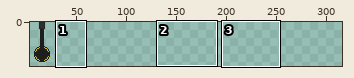
Two states of a sprite sheet, Assets/Sprites/canon.png. The picture above shows the old version from afar; the outline marks the close-up.
Close-up. First the earlier version:
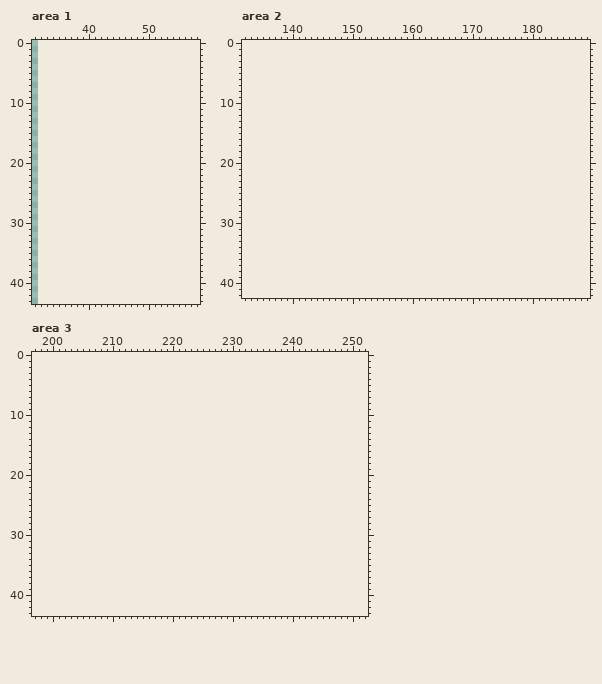
The file is 32x48 pixels. Colours within 5 levels of each other are drawn and written as one. Shown: area 1: x 31..58, y 0..43; area 2: x 132..189, y 0..42; area 3: x 197..252, y 0..43. The old version is drawn lined up with the new one, on the new canvas. The wide view leaves out empty margins. The commit also changed other parts of the picture, which this record leaves out.
Now the later version:
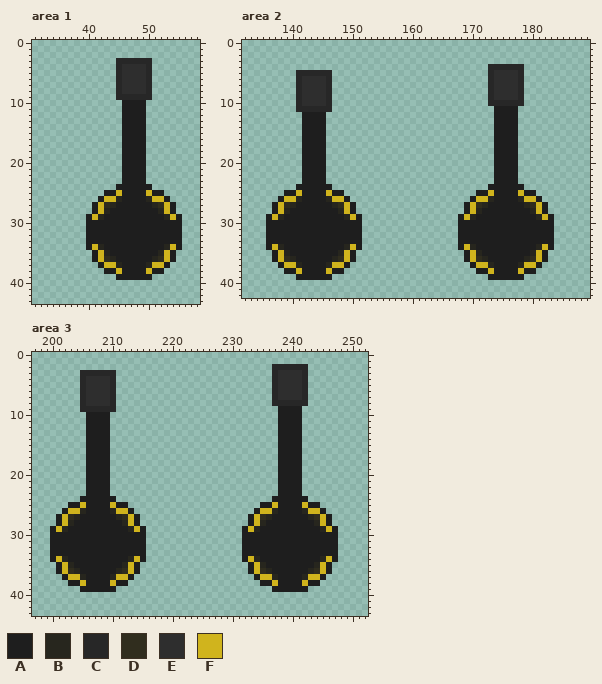
Palette (. is transparent): A #1e1e1e  B #27261e  C #272727  D #302d1e  E #2e2e2e  F #d0b41d
What changed:
canvas 32x48 -> 320x48
Area 1:
y 3: x 45..50 ...... -> CCCCCC
y 4..8: x 45..50 ...... -> CEEEEC
y 9: x 45..50 ...... -> CCCCCC
y 10..23: x 46..49 .... -> AAAA
y 24: x 45..50 ...... -> AAAAAA
y 25: x 43..52 .......... -> AAFAAAAFAA
y 26: x 42..53 ............ -> AFFBAAAABFFA
y 27: x 41..54 .............. -> AFDBAAAAAABDFA
y 28: x 41..54 .............. -> AFBAAAAAAAABFA
y 29: x 40..55 ................ -> AFBAAAAAAAAAABFA
y 30..33: x 40..55 ................ -> AAAAAAAAAAAAAAAA
y 34: x 40..55 ................ -> AFBAAAAAAAAAABFA
y 35: x 41..54 .............. -> AFBAAAAAAAABFA
y 36: x 41..54 .............. -> AFDBAAAAAABDFA
y 37: x 42..53 ............ -> AFFBAAAABFFA
y 38: x 43..52 .......... -> AAFAAAAFAA
y 39: x 45..50 ...... -> AAAAAA
Area 2:
y 4: x 173..178 ...... -> CCCCCC
y 5: x 141..146 ...... -> CCCCCC; x 173..178 ...... -> CEEEEC
y 6..9: x 141..146 ...... -> CEEEEC; x 173..178 ...... -> CEEEEC
y 10: x 141..146 ...... -> CEEEEC; x 173..178 ...... -> CCCCCC
y 11: x 141..146 ...... -> CCCCCC; x 174..177 .... -> AAAA
y 12..23: x 142..145 .... -> AAAA; x 174..177 .... -> AAAA
y 24: x 141..146 ...... -> AAAAAA; x 173..178 ...... -> AAAAAA
y 25: x 139..148 .......... -> AAFAAAAFAA; x 171..180 .......... -> AAFAAAAFAA
y 26: x 138..149 ............ -> AFFBAAAABFFA; x 170..181 ............ -> AFFBAAAABFFA
y 27: x 137..150 .............. -> AFDBAAAAAABDFA; x 169..182 .............. -> AFDBAAAAAABDFA
y 28: x 137..150 .............. -> AFBAAAAAAAABFA; x 169..182 .............. -> AFBAAAAAAAABFA
y 29: x 136..151 ................ -> AFBAAAAAAAAAABFA; x 168..183 ................ -> AFBAAAAAAAAAABFA
y 30..33: x 136..151 ................ -> AAAAAAAAAAAAAAAA; x 168..183 ................ -> AAAAAAAAAAAAAAAA
y 34: x 136..151 ................ -> AFBAAAAAAAAAABFA; x 168..183 ................ -> AFBAAAAAAAAAABFA
y 35: x 137..150 .............. -> AFBAAAAAAAABFA; x 169..182 .............. -> AFBAAAAAAAABFA
y 36: x 137..150 .............. -> AFDBAAAAAABDFA; x 169..182 .............. -> AFDBAAAAAABDFA
y 37: x 138..149 ............ -> AFFBAAAABFFA; x 170..181 ............ -> AFFBAAAABFFA
y 38: x 139..148 .......... -> AAFAAAAFAA; x 171..180 .......... -> AAFAAAAFAA
y 39: x 141..146 ...... -> AAAAAA; x 173..178 ...... -> AAAAAA
Area 3:
y 2: x 237..242 ...... -> CCCCCC
y 3: x 205..210 ...... -> CCCCCC; x 237..242 ...... -> CEEEEC
y 4..7: x 205..210 ...... -> CEEEEC; x 237..242 ...... -> CEEEEC
y 8: x 205..210 ...... -> CEEEEC; x 237..242 ...... -> CCCCCC
y 9: x 205..210 ...... -> CCCCCC; x 238..241 .... -> AAAA
y 10..23: x 206..209 .... -> AAAA; x 238..241 .... -> AAAA
y 24: x 205..210 ...... -> AAAAAA; x 237..242 ...... -> AAAAAA
y 25: x 203..212 .......... -> AAFAAAAFAA; x 235..244 .......... -> AAFAAAAFAA
y 26: x 202..213 ............ -> AFFBAAAABFFA; x 234..245 ............ -> AFFBAAAABFFA
y 27: x 201..214 .............. -> AFDBAAAAAABDFA; x 233..246 .............. -> AFDBAAAAAABDFA
y 28: x 201..214 .............. -> AFBAAAAAAAABFA; x 233..246 .............. -> AFBAAAAAAAABFA
y 29: x 200..215 ................ -> AFBAAAAAAAAAABFA; x 232..247 ................ -> AFBAAAAAAAAAABFA
y 30..33: x 200..215 ................ -> AAAAAAAAAAAAAAAA; x 232..247 ................ -> AAAAAAAAAAAAAAAA
y 34: x 200..215 ................ -> AFBAAAAAAAAAABFA; x 232..247 ................ -> AFBAAAAAAAAAABFA
y 35: x 201..214 .............. -> AFBAAAAAAAABFA; x 233..246 .............. -> AFBAAAAAAAABFA
y 36: x 201..214 .............. -> AFDBAAAAAABDFA; x 233..246 .............. -> AFDBAAAAAABDFA
y 37: x 202..213 ............ -> AFFBAAAABFFA; x 234..245 ............ -> AFFBAAAABFFA
y 38: x 203..212 .......... -> AAFAAAAFAA; x 235..244 .......... -> AAFAAAAFAA
y 39: x 205..210 ...... -> AAAAAA; x 237..242 ...... -> AAAAAA
Boxes around the changes in both close-ups, in picture pixels (x1, y1, x2, y2):
added: (86, 58, 182, 280)
added: (458, 64, 554, 280)
added: (266, 70, 362, 280)
added: (242, 364, 338, 592)
added: (50, 370, 146, 592)
